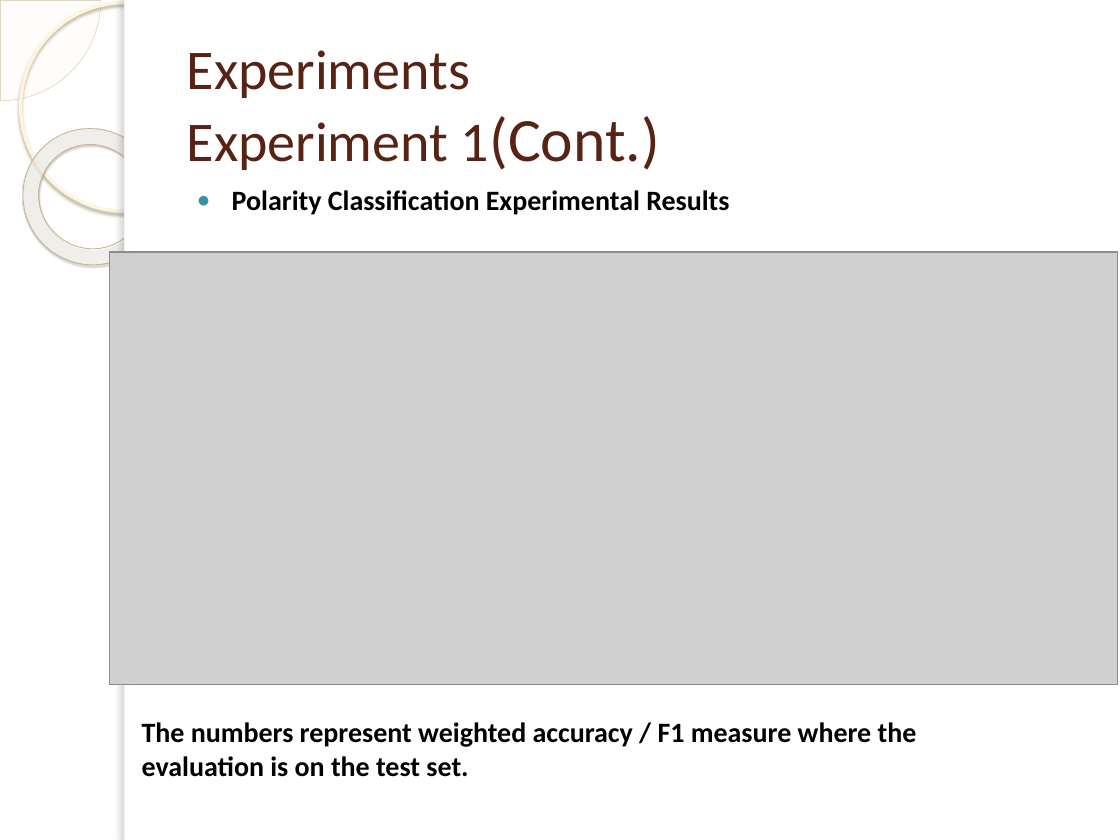
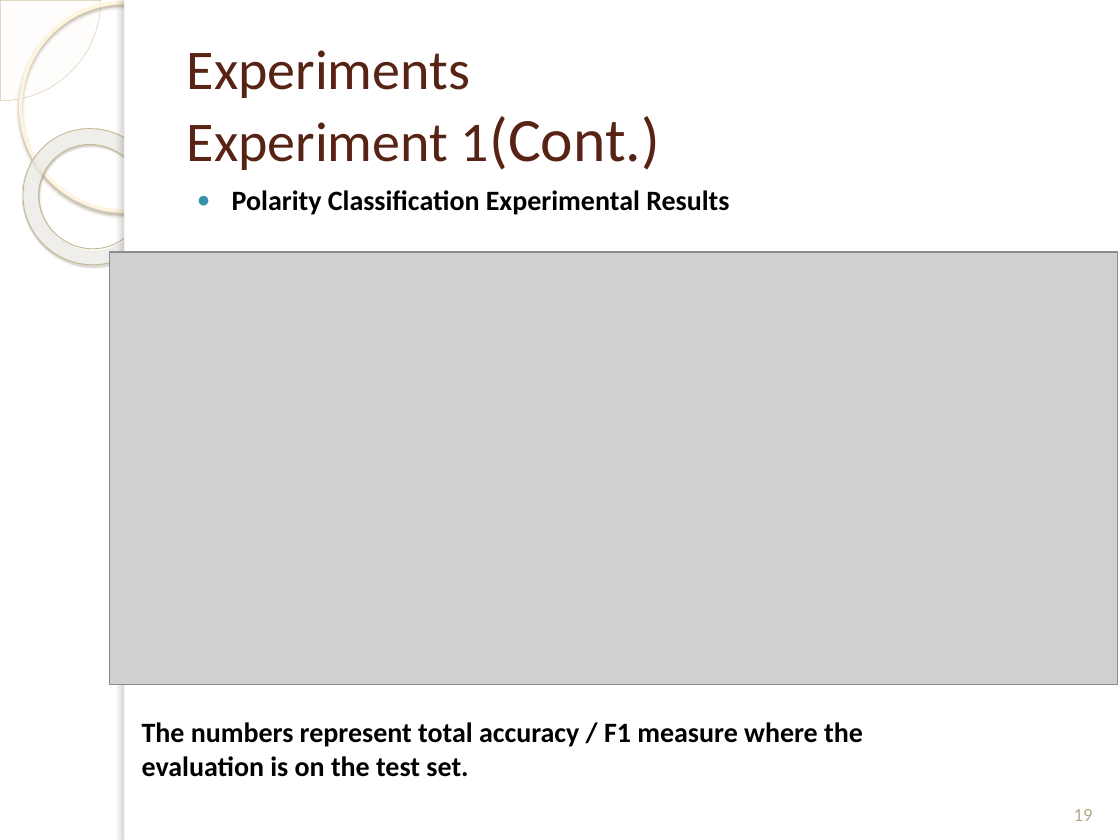
Before and after one commit to mhd9023/Thesis, a slide deck: slide 19 of Report#1_.pptx (slide 17 before the commit). Drawn at 1120x840 pixels with LibreOffice and Linux fonts; fonts in the diff are those of the drawing; grey boxes stand for pictures; background and template pictures are left out. Boxes give left, top, right and bottom in pixels: in the first picture for what was removed or moved away, otherwise in the second. Text is boxed around its words. In the diff, an @@ line names an element or a change of style, - is before the commit and + after.

```diff
--- a/Report#1_.pptx
+++ b/Report#1_.pptx
@@ text at [142, 722, 863, 747]: text changed @@
-The numbers represent weighted accuracy / F1 measure where the
+The numbers represent total accuracy / F1 measure where the
@@ page number added at [1074, 809, 1093, 821], 12 pt, text #B6A98A @@
+19
```
Also in this commit, not shown: 32 other slides changed, 3 slides added, 2 other files.
